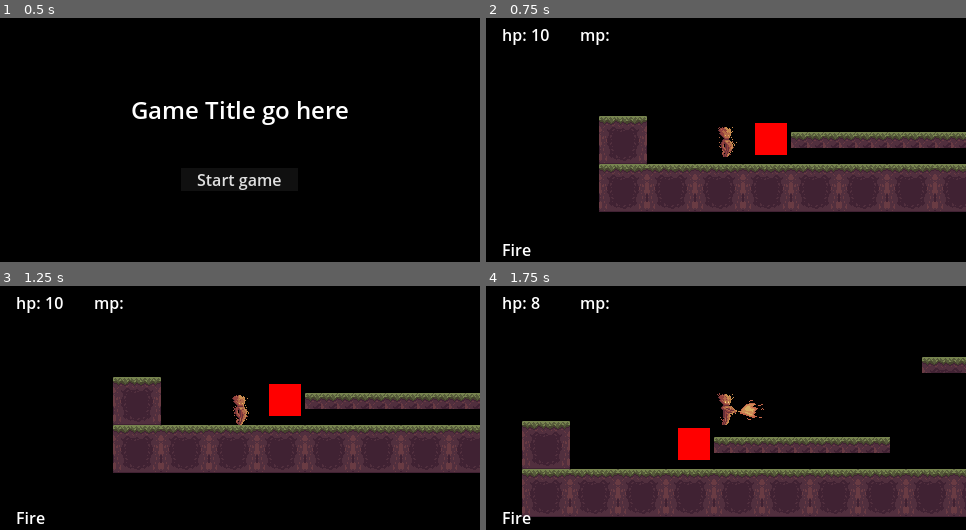
Above: before the commit, frames 1-4 (two rows, left to right).
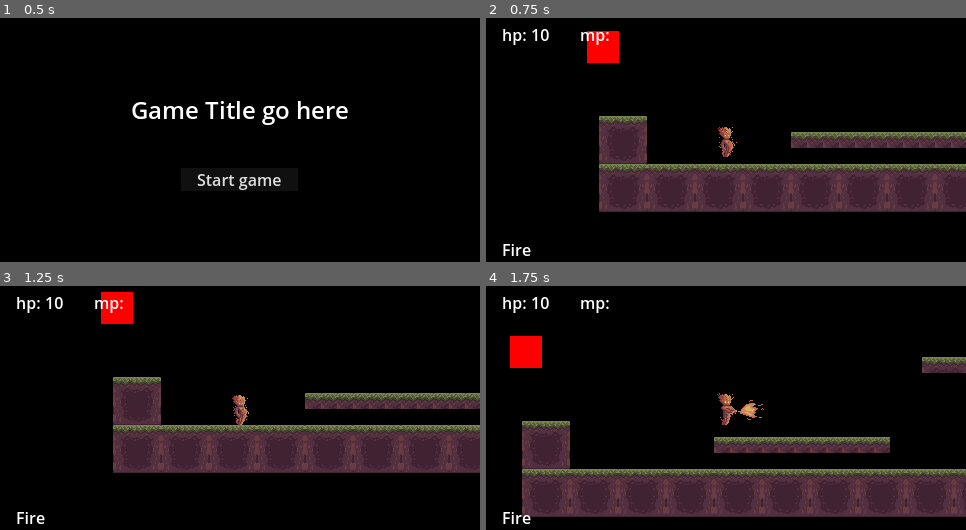
Above: after the commit, the same moments.

Repository: Enweave/pj16
Game: Godot game, scene res://Levels/System/main_menu_level.tscn
Same seed, same stepped clock (60 frames per second), same inputs: the game is played once before the commit and once after it.
Inputs (mouse positions are in pixels of both pictures, inside the frame that each line leads up to):
- Up to frame 1 (0.5 s): no input
- Up to frame 2 (0.75 s): click "Start game" at 0.5 s
- Up to frame 3 (1.25 s): no input
- Up to frame 4 (1.75 s): tap Enter at 1.25 s; move the mouse to (831, 395) at 1.27 s; hold D (input_MoveRight) from 1.28 s (still down); tap J (input_Fire) at 1.35 s; click (831, 395) at 1.42 s; tap Space (input_Jump) at 1.52 s

Frame 1 is identical in both runs. In frame 2, 1.7% of the frame differs, in the area x 21-63%, y 5-57%; in frame 3, 1.7%; in frame 4, 1.9%, in the area x 5-47%, y 4-72%.

Commit message:
basic impact fx

Diff:
--- /dev/null
+++ b/Actors/FX/impact.tscn
@@ -0,0 +1,85 @@
+[gd_scene load_steps=13 format=3 uid="uid://d2d8gniu3m7rd"]
+
+[ext_resource type="Script" path="res://Common/Framework/vfx_base.gd" id="1_6frtu"]
+[ext_resource type="Texture2D" uid="uid://ciyr6i4bmr6b2" path="res://Assets/SpriteSheets/FX/Free Smoke Fx  Pixel 05.png" id="2_le1cl"]
+
+[sub_resource type="AtlasTexture" id="AtlasTexture_2b5ct"]
+atlas = ExtResource("2_le1cl")
+region = Rect2(0, 384, 64, 64)
+
+[sub_resource type="AtlasTexture" id="AtlasTexture_vv1s7"]
+atlas = ExtResource("2_le1cl")
+region = Rect2(64, 384, 64, 64)
+
+[sub_resource type="AtlasTexture" id="AtlasTexture_g5qju"]
+atlas = ExtResource("2_le1cl")
+region = Rect2(128, 384, 64, 64)
+
+[sub_resource type="AtlasTexture" id="AtlasTexture_rgxsx"]
+atlas = ExtResource("2_le1cl")
+region = Rect2(192, 384, 64, 64)
+
+[sub_resource type="AtlasTexture" id="AtlasTexture_6mnkw"]
+atlas = ExtResource("2_le1cl")
+region = Rect2(256, 384, 64, 64)
+
+[sub_resource type="AtlasTexture" id="AtlasTexture_5kv7b"]
+atlas = ExtResource("2_le1cl")
+region = Rect2(320, 384, 64, 64)
+
+[sub_resource type="AtlasTexture" id="AtlasTexture_12eu1"]
+atlas = ExtResource("2_le1cl")
+region = Rect2(384, 384, 64, 64)
+
+[sub_resource type="AtlasTexture" id="AtlasTexture_1oc85"]
+atlas = ExtResource("2_le1cl")
+region = Rect2(448, 384, 64, 64)
+
+[sub_resource type="AtlasTexture" id="AtlasTexture_m5745"]
+atlas = ExtResource("2_le1cl")
+region = Rect2(512, 384, 64, 64)
+
+[sub_resource type="SpriteFrames" id="SpriteFrames_4wvyr"]
+animations = [{
+"frames": [{
+"duration": 1.0,
+"texture": SubResource("AtlasTexture_2b5ct")
+}, {
+"duration": 1.0,
+"texture": SubResource("AtlasTexture_vv1s7")
+}, {
+"duration": 1.0,
+"texture": SubResource("AtlasTexture_g5qju")
+}, {
+"duration": 1.0,
+"texture": SubResource("AtlasTexture_rgxsx")
+}, {
+"duration": 1.0,
+"texture": SubResource("AtlasTexture_6mnkw")
+}, {
+"duration": 1.0,
+"texture": SubResource("AtlasTexture_5kv7b")
+}, {
+"duration": 1.0,
+"texture": SubResource("AtlasTexture_12eu1")
+}, {
+"duration": 1.0,
+"texture": SubResource("AtlasTexture_1oc85")
+}, {
+"duration": 1.0,
+"texture": SubResource("AtlasTexture_m5745")
+}, {
+"duration": 1.0,
+"texture": null
+}],
+"loop": false,
+"name": &"default",
+"speed": 24.0
+}]
+
+[node name="Impact" type="Node2D"]
+script = ExtResource("1_6frtu")
+
+[node name="AnimatedSprite2D" type="AnimatedSprite2D" parent="."]
+sprite_frames = SubResource("SpriteFrames_4wvyr")
+autoplay = "default"
--- /dev/null
+++ b/Common/FX_Helper.gd
@@ -0,0 +1,14 @@
+extends Node
+
+class_name FX_Helper
+
+enum FX_TYPE {
+	DEFAULT_IMPACT = 0
+}
+
+const FX_SCENES: Dictionary = {
+	FX_TYPE.DEFAULT_IMPACT: "res://Actors/FX/impact.tscn"
+}
+
+static func get_fx_path(in_fx: FX_TYPE) -> String:
+	return FX_SCENES[in_fx]
--- a/Common/Framework/Combat/projectile_area.gd
+++ b/Common/Framework/Combat/projectile_area.gd
@@ -23,6 +23,9 @@
         return
     if body != projectile._instigator:
         var health_component: HealthComponent = body[HealthComponent.FIELD_NAME]
-        health_component.damage(projectile._weapon.damage, projectile._weapon.element)
+        var damaged: bool = health_component.damage(projectile._weapon.damage, projectile._weapon.element)
+        if damaged:
+            FlowControllerAutoload.add_fx_to_level(FX_Helper.FX_TYPE.DEFAULT_IMPACT, body.global_position)
+
         if !projectile.pierce:
             projectile.kill_projectile()
--- /dev/null
+++ b/Common/Framework/vfx_base.gd
@@ -0,0 +1,9 @@
+extends Node2D
+
+class_name VfxBase
+
+@export var duration: float = 0.5
+
+func _ready() -> void:
+    await get_tree().create_timer(duration).timeout
+    queue_free()
--- /dev/null
+++ b/Common/Framework/vfx_base.tscn
@@ -0,0 +1,6 @@
+[gd_scene load_steps=2 format=3 uid="uid://b26bcfi2quc1s"]
+
+[ext_resource type="Script" path="res://Common/Framework/vfx_base.gd" id="1_crvwy"]
+
+[node name="VFX" type="Node2D"]
+script = ExtResource("1_crvwy")
--- a/Common/flow_controller_autoload.gd
+++ b/Common/flow_controller_autoload.gd
@@ -17,135 +17,145 @@
 
 
 func _ready():
-    current_pause_menu = null
-    process_mode = Node.PROCESS_MODE_ALWAYS
-    input_controller = InputController.new()
-    add_child(input_controller)
-    viewport_container = SubViewportContainer.new()
-    viewport_container.set_visible(false)
-    viewport = SubViewport.new()
+	current_pause_menu = null
+	process_mode = Node.PROCESS_MODE_ALWAYS
+	input_controller = InputController.new()
+	add_child(input_controller)
+	viewport_container = SubViewportContainer.new()
+	viewport_container.set_visible(false)
+	viewport = SubViewport.new()
 
-    await get_tree().get_root().call_deferred("add_child", viewport_container)
-    await viewport_container.call_deferred("add_child", viewport)
-    viewport_container.set_mouse_filter(Control.MOUSE_FILTER_STOP)
-    viewport_container.focus_mode = Control.FOCUS_ALL
+	await get_tree().get_root().call_deferred("add_child", viewport_container)
+	await viewport_container.call_deferred("add_child", viewport)
+	viewport_container.set_mouse_filter(Control.MOUSE_FILTER_STOP)
+	viewport_container.focus_mode = Control.FOCUS_ALL
 
-    # get windows resolution from project settings
-    var viewport_size: Vector2 = Vector2(ProjectSettings.get_setting("display/window/size/viewport_width"), ProjectSettings.get_setting("display/window/size/viewport_height"))
+	# get windows resolution from project settings
+	var viewport_size: Vector2 = Vector2(ProjectSettings.get_setting("display/window/size/viewport_width"), ProjectSettings.get_setting("display/window/size/viewport_height"))
 
-    viewport.size = viewport_size
-    viewport.handle_input_locally = true
-    viewport.canvas_item_default_texture_filter = 0 # DEFAULT_CANVAS_ITEM_TEXTURE_FILTER_NEAREST
+	viewport.size = viewport_size
+	viewport.handle_input_locally = true
+	viewport.canvas_item_default_texture_filter = 0 # DEFAULT_CANVAS_ITEM_TEXTURE_FILTER_NEAREST
 
-    get_tree().create_timer(0.3).timeout.connect(_on_timeout)
+	get_tree().create_timer(0.3).timeout.connect(_on_timeout)
 
 
 func _on_timeout():
-    viewport_container.set_visible(true)
-    get_tree().get_root().move_child(viewport_container, 0)
+	viewport_container.set_visible(true)
+	get_tree().get_root().move_child(viewport_container, 0)
 
 
 func set_current_level(current_level_in: LevelBase = null):
-    current_level = current_level_in
-    current_level.call_deferred("reparent", viewport, false)
-    pause_menu_allowed = current_level.allow_pause_menu
+	current_level = current_level_in
+	current_level.call_deferred("reparent", viewport, false)
+	pause_menu_allowed = current_level.allow_pause_menu
 
 
 func set_player_character(player_character_in: PlayerCharacter = null):
-    input_controller.set_current_character(player_character_in)
-    if ingame_ui == null:
-        ingame_ui = load(ingame_ui_path).instantiate()
-        await get_tree().get_root().call_deferred("add_child", ingame_ui)
-    ingame_ui.assign_player_character(player_character_in)
-    ingame_ui.toggle_visibility(true)
+	input_controller.set_current_character(player_character_in)
+	if ingame_ui == null:
+		ingame_ui = load(ingame_ui_path).instantiate()
+		await get_tree().get_root().call_deferred("add_child", ingame_ui)
+	ingame_ui.assign_player_character(player_character_in)
+	ingame_ui.toggle_visibility(true)
 
 
 func set_next_level_scene_path(next_scene_in: String = ""):
-    next_level_scene_path = next_scene_in
+	next_level_scene_path = next_scene_in
 
 
 func load_main_menu():
-    pause_game(false)
-    _load_level(main_menu_level_path)
+	pause_game(false)
+	_load_level(main_menu_level_path)
 
 
 func load_end_game():
-    pause_game(false)
-    _load_level(end_game_level_path)
+	pause_game(false)
+	_load_level(end_game_level_path)
 
 
 func restart_level():
-    await pause_game(false)
-    if current_level != null:
-        # reinstantiate current level
-        var level_path: String = current_level.scene_file_path
-        await current_level.call_deferred("queue_free")
-        _load_level(level_path)
+	await pause_game(false)
+	if current_level != null:
+		# reinstantiate current level
+		var level_path: String = current_level.scene_file_path
+		await current_level.call_deferred("queue_free")
+		_load_level(level_path)
 
 
 func add_child_to_level(child: Node):
-    if current_level != null:
-        await (current_level.call_deferred("add_child", child))
-    else:
-        await (get_tree().get_current_scene().call_deferred("add_child", child))
+	if current_level != null:
+		await (current_level.call_deferred("add_child", child))
+	else:
+		await (get_tree().get_current_scene().call_deferred("add_child", child))
+
+
+func add_fx_to_level(in_fx: FX_Helper.FX_TYPE, in_position: Vector2, in_scale: Vector2 = Vector2.ONE, in_rotation: float = 0.0):
+	var fx : Node = load(FX_Helper.get_fx_path(in_fx)).instantiate()
+	fx.global_position = in_position
+	fx.global_scale = in_scale
+	fx.rotation = in_rotation
+	add_child_to_level(fx)
+
+
 
 func _load_level(level_path: String):
-    if ingame_ui != null:
-        ingame_ui.toggle_visibility(false)
-    pause_game(false)
-    _toggle_gameover_widet(false)
-    print("Loading level: " + level_path)
+	if ingame_ui != null:
+		ingame_ui.toggle_visibility(false)
+	pause_game(false)
+	_toggle_gameover_widet(false)
+	print("Loading level: " + level_path)
 
-    if current_level == null:
-        # get current scene
-        get_tree().get_current_scene().call_deferred("queue_free")
-    else:
-        await(current_level.call_deferred("queue_free"))
-    var level: Node = load(level_path).instantiate()
-    viewport.add_child(level)
+	if current_level == null:
+		# get current scene
+		get_tree().get_current_scene().call_deferred("queue_free")
+	else:
+		await(current_level.call_deferred("queue_free"))
+	var level: Node = load(level_path).instantiate()
+	viewport.add_child(level)
 
 
 func load_next_level():
-    if next_level_scene_path != "":
-        _load_level(next_level_scene_path)
-    else:
-        print("No next level scene set")
-        load_end_game()
+	if next_level_scene_path != "":
+		_load_level(next_level_scene_path)
+	else:
+		print("No next level scene set")
+		load_end_game()
 
 
 func add_remove_pause_menu(pause: bool):
-    if current_pause_menu != null:
-        await current_pause_menu.call_deferred("queue_free")
-        current_pause_menu = null
-    if pause and pause_menu_allowed:
-        current_pause_menu = load(pause_menu_path).instantiate()
-        current_pause_menu.process_mode = Node.PROCESS_MODE_ALWAYS
-        get_tree().get_root().add_child(current_pause_menu)
+	if current_pause_menu != null:
+		await current_pause_menu.call_deferred("queue_free")
+		current_pause_menu = null
+	if pause and pause_menu_allowed:
+		current_pause_menu = load(pause_menu_path).instantiate()
+		current_pause_menu.process_mode = Node.PROCESS_MODE_ALWAYS
+		get_tree().get_root().add_child(current_pause_menu)
 
 
 func _toggle_gameover_widet(show: bool):
-    if current_game_over_widget != null:
-        await current_game_over_widget.call_deferred("queue_free")
-        current_game_over_widget = null
-    if show:
-        current_game_over_widget = load(game_over_widget_path).instantiate()
-        current_game_over_widget.process_mode = Node.PROCESS_MODE_ALWAYS
-        get_tree().get_root().add_child(current_game_over_widget)
+	if current_game_over_widget != null:
+		await current_game_over_widget.call_deferred("queue_free")
+		current_game_over_widget = null
+	if show:
+		current_game_over_widget = load(game_over_widget_path).instantiate()
+		current_game_over_widget.process_mode = Node.PROCESS_MODE_ALWAYS
+		get_tree().get_root().add_child(current_game_over_widget)
 
 
 func game_over():
-    get_tree().paused = true
-    _toggle_gameover_widet(true)
+	get_tree().paused = true
+	_toggle_gameover_widet(true)
 
 
 func pause_game(pause: bool):
-    add_remove_pause_menu(pause)
-    if pause:
-        if pause_menu_allowed:
-            get_tree().paused = true
-    else:
-        get_tree().paused = false
+	add_remove_pause_menu(pause)
+	if pause:
+		if pause_menu_allowed:
+			get_tree().paused = true
+	else:
+		get_tree().paused = false
 
 
 func toggle_pause_game():
-    pause_game(not get_tree().paused)
+	pause_game(not get_tree().paused)
--- a/Levels/Sandbox/test_1.tscn
+++ b/Levels/Sandbox/test_1.tscn
@@ -21,9 +21,12 @@
 position = Vector2(-42, 263)
 
 [node name="ContactDamage" parent="." instance=ExtResource("4_wasti")]
-position = Vector2(-100, -25)
+position = Vector2(-268, -117)
 element = 2
 damage = 2.0
 
 [node name="SwordEnemy" parent="." instance=ExtResource("6_vip25")]
 position = Vector2(320, -69)
+
+[node name="SwordEnemy2" parent="." instance=ExtResource("6_vip25")]
+position = Vector2(601, -49)
Binary file added: Assets/SpriteSheets/FX/Free Smoke Fx Pixel 04.png
Not shown, added: Assets/SpriteSheets/FX/Free Smoke Fx Pixel 04.png.import
Binary file added: Assets/SpriteSheets/FX/Free Smoke Fx Pixel 05.png
Not shown, added: Assets/SpriteSheets/FX/Free Smoke Fx Pixel 05.png.import
Binary file added: Assets/SpriteSheets/FX/Free Smoke Fx Pixel 06.png
Not shown, added: Assets/SpriteSheets/FX/Free Smoke Fx Pixel 06.png.import
Binary file added: Assets/SpriteSheets/FX/Free Smoke Fx Pixel 07.png
Not shown, added: Assets/SpriteSheets/FX/Free Smoke Fx Pixel 07.png.import
